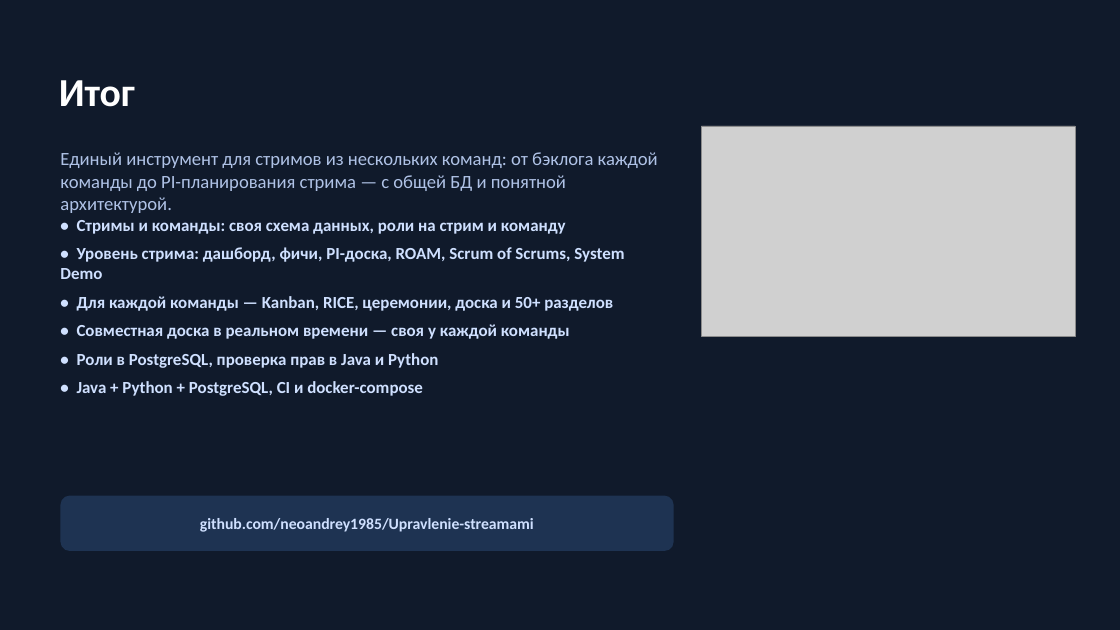
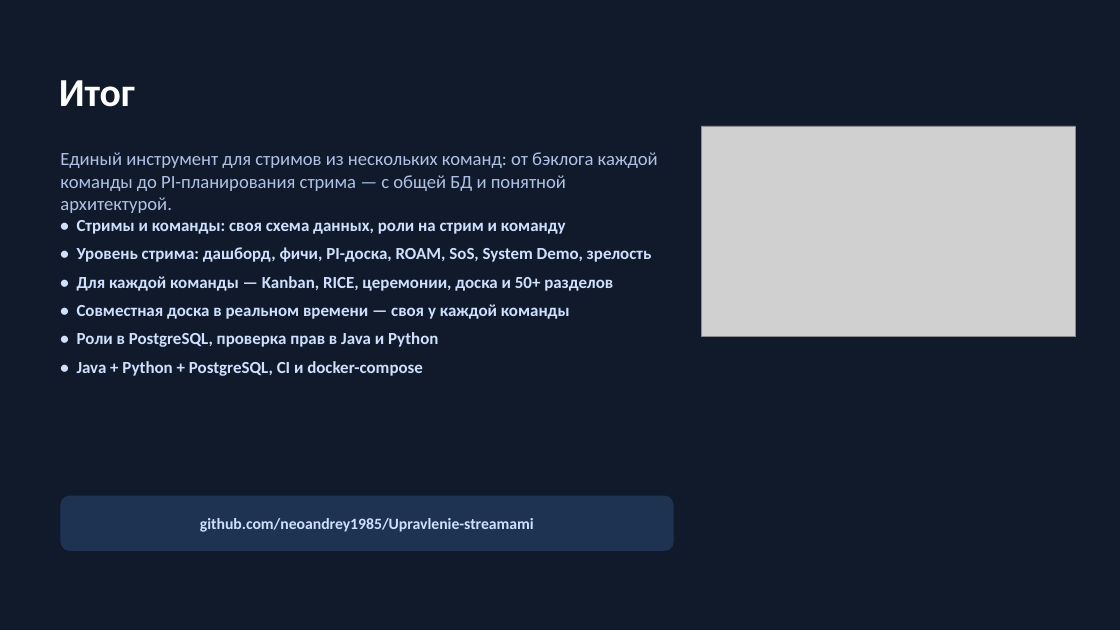
Before and after one commit to neoandrey1985/Upravlenie-streamami, a slide deck: slide 71 of frontend/docs/Презентация_приложения.pptx (slide 70 before the commit). Drawn at 1120x630 pixels with LibreOffice and Linux fonts; fonts in the diff are those of the drawing; grey boxes stand for pictures. Boxes give left, top, right and bottom in pixels: in the first picture for what was removed or moved away, otherwise in the second. Text is boxed around its words. In the diff, an @@ line names an element or a change of style, - is before the commit and + after.

```diff
--- a/frontend/docs/Презентация_приложения.pptx
+++ b/frontend/docs/Презентация_приложения.pptx
@@ text at bbox=[77, 247, 652, 262]: text changed @@
-• Уровень стрима: дашборд, фичи, PI-доска, ROAM, Scrum of Scrums, System Demo
+• Уровень стрима: дашборд, фичи, PI-доска, ROAM, SoS, System Demo, зрелость
```
Also in this commit, not shown: 1 slide added, 25 other files.
